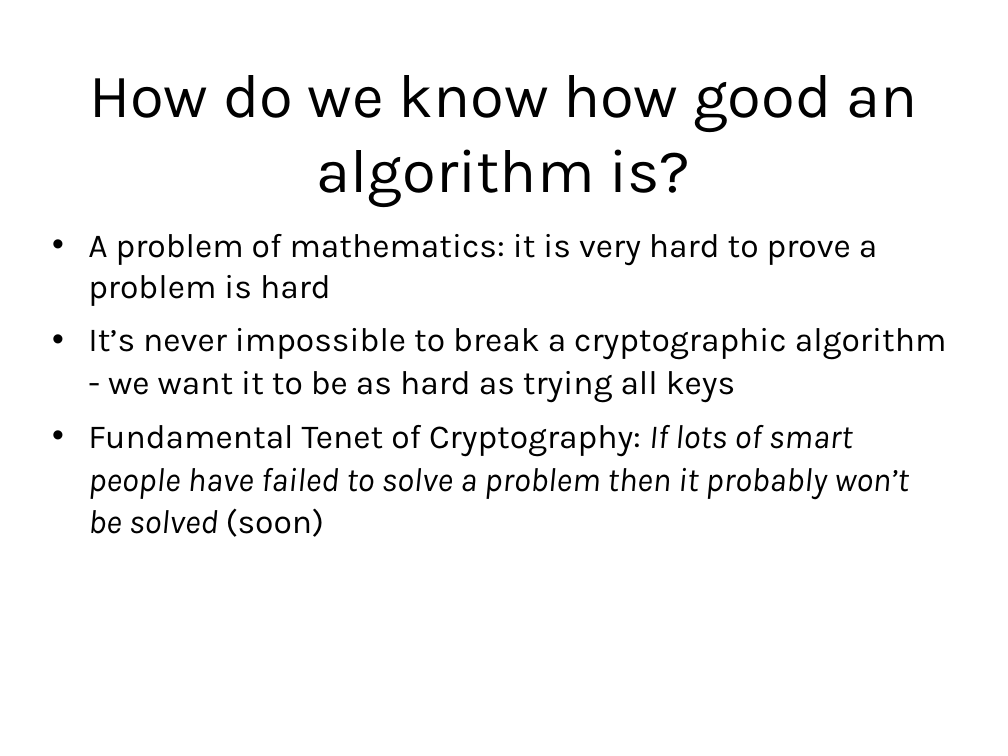
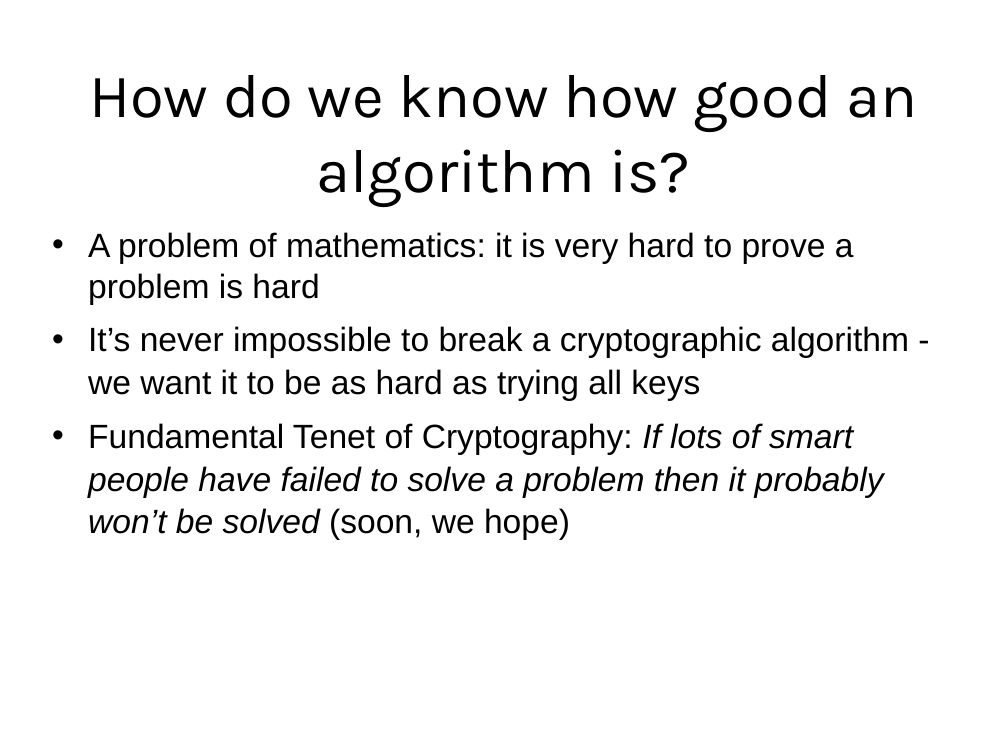
Before and after one commit to sftcd/cs7053, a slide deck: slide 11 of lectures/03-crypto/03-crypto.ppt. Drawn at 1008x756 pixels with LibreOffice and Linux fonts; fonts in the diff are those of the drawing. Boxes give left, top, right and bottom in pixels: in the first picture for what was removed or moved away, otherwise in the second. Text is boxed around its words. In the diff, an @@ line names an element or a change of style, - is before the commit and + after.

```diff
--- a/lectures/03-crypto/03-crypto.ppt
+++ b/lectures/03-crypto/03-crypto.ppt
@@ text at (x1=88, y1=232, x2=909, y2=401): font Karla to Arial in "A problem of mathematics: it is very ...", "It’s never impossible to break a cryptographic ..." @@
@@ text at (x1=88, y1=423, x2=884, y2=540): text changed; font Karla to Arial @@
-• Fundamental Tenet of Cryptography: If lots of smart people have failed to solve a problem then it probably won’t be solved (soon)
+• Fundamental Tenet of Cryptography: If lots of smart people have failed to solve a problem then it probably won’t be solved (soon, we hope)
```
Also in this commit, not shown: 79 other slides changed, 2 other files.
